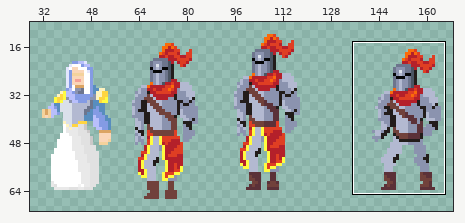
Two versions of one pixel-art file, Keep'EmLivin'/Assets/Art Assets/KnightCharacterDesign.aseprite. Above: a wide view before the commit, with the close-up outlined.
Close-up. Before the commit:
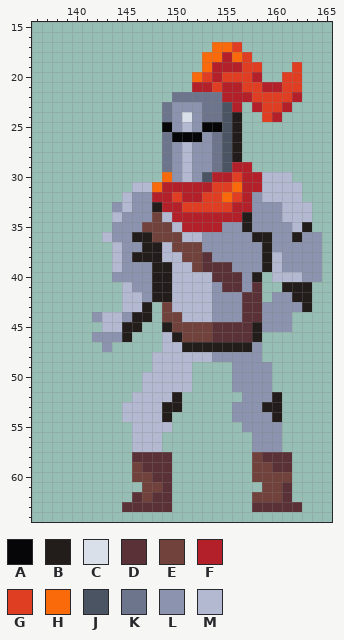
550x350 pixels, 1 frame. Colours within 5 levels of each other are drawn and written as one. Shown: x 136..165, y 15..64. The wide view leaves out empty margins.
Palette (. is transparent): A #060608  B #221c1a  C #dae0ea  D #5b3138  E #71413b  F #b4202a  G #df3e23  H #fa6a0a  J #4a5462  K #6d758d  L #8b93af  M #b3b9d1
Pixels before, first column x 142:
17 ............HHG........
18 ...........HHFHG.......
19 ...........HFFFGG...G..
20 ..........HGFGGGF..GG..
21 ..........FFGFFGGFFGG..
22 ........KKKKKFFFGGGGF..
23 .......KLLLKKJF.FGGF...
24 .......KLCLKKJB..GF....
25 .......ALMLAAJB........
26 .......KAAALKJB........
27 .......KLMLLKJB........
28 .......KLMLLKJB........
29 .......KLMLLKJFF.......
30 .......HLMLJFFGFFMMM...
31 ....MMHFFFFFGGHFFMMMM..
32 ...MLLFFGFFGGHGFLMMMM..
33 ..LMLLBFFGGGGGFFLLLMMM.
34 ..MLLLEMFFFFFFFBLLLMMM.
35 ..LLLEEEMFFFFLLBLLLLMB.
36 .MLLBBEEEMMLLLLLBBLLBLL
37 ..MLLBBMEEELLLLLLBLLLLL
38 ..MLBBBMMEEDLLLLLBMLLLL
39 ..MLLLBBMMEDDDLLLBMLLLL
40 ..LLLLBBMMMMDDDLB.MMMLL
41 ...MLLBBMMMMLDDLD..BBB.
42 ...MMLBBMMMMLLLDD.LLBB.
43 ...MMB.EMMMMLLLDDLLLLB.
44 LMMLBB.EEMMMLLLDDLLL...
45 .MMBB..BEEEEDDDDBLLL...
46 LLLB...MBEEEDDDDB......
47 .L.....MMBBBBBBBL......
48 ......MMMMMMLLLLL......
49 ......MMMM....LLLL.....
50 .....MMMMM....LLLL.....
51 .....MMMMM....LLLL.....
52 ....MMMMB......LLLB....
53 ...MMMMBB.....LLLBB....
54 ...MMMMB......LLLLB....
55 ....MMMM.......LLLL....
56 ....MMM.........LLL....
57 ....MMM.........LLL....
58 ....DDDD........EDDD...
59 ....EDDD........EEDD...
60 ....EEDD........EEEE...
61 .....EED.........EED...
62 ....DEDD........EEED...
63 ...DDDDD........DDDDD..
The result:
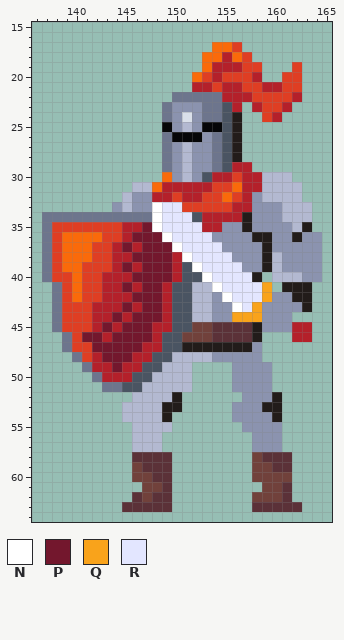
Colours new in this view: N #ffffff  P #73172d  Q #f9a31b  R #e3e6ff
What changed:
layer "Shield" added
layer "Weapon" added
Layers "Weapon", "Shield":
y 33: x 148..150 BFF -> NRR
y 34: x 137..152 .......MLLLEMFFF -> KKKKKKKKKKKNRRRJ
y 35: x 137..152 .......LLLEEEMFF -> KGGGGGGGFFPNRRRR
y 36: x 137..153 ......MLLBBEEEMML -> KGHHHHGGFPPPNRRRR
y 37: x 137..154 .......MLLBBMEEELL -> KGHHHGGFPFPPPNRRRR
y 38: x 137..155 .......MLBBBMMEEDLL -> KGHHHGGFFPPPPFNRRRR
y 39: x 137..156 .......MLLLBBMMEDDDL -> KGHHGGGFPFPPPFJNRRRR
y 40: x 137..157 .......LLLLBBMMMMDDDL -> KGGHGGFFFPPPPFJJNRRRR
y 41: x 138..151 .......MLLBBMM -> KGHGGFFPFPPFJJ; x 154..159 LDDLD. -> NRRRRQ
y 42: x 138..151 .......MMLBBMM -> KGHGGFFFPPPFJJ; x 155..159 LLDD. -> NRRRQ
y 43: x 138..151 .......MMB.EMM -> KGGGFFFPFPPFJJ; x 156..158 LDD -> NRQ
y 44: x 138..151 ....LMMLBB.EEM -> KGGGFFPFPPPFJJ; x 156..158 LDD -> QQQ
y 45: x 138..151 .....MMBB..BEE -> KGGGFPFPPPFFJJ; x 162..163 .. -> FF
y 46: x 139..150 ...LLLB...MB -> KGPPFPPPPFJJ; x 162..163 .. -> FF
y 47: x 139..150 ....L.....MM -> KGGPPPPPFFJJ
y 48: x 140..149 ........MM -> KGFPPPFFJJ
y 49: x 141..148 .......M -> KFFPFFJJ
y 50: x 142..147 .....M -> KFFFJJ
y 51: x 143..146 .... -> KKJJ
Where, in picture pixels (left, top, right, bottom), the same in both close-ups:
changed: (42, 202, 312, 392)
